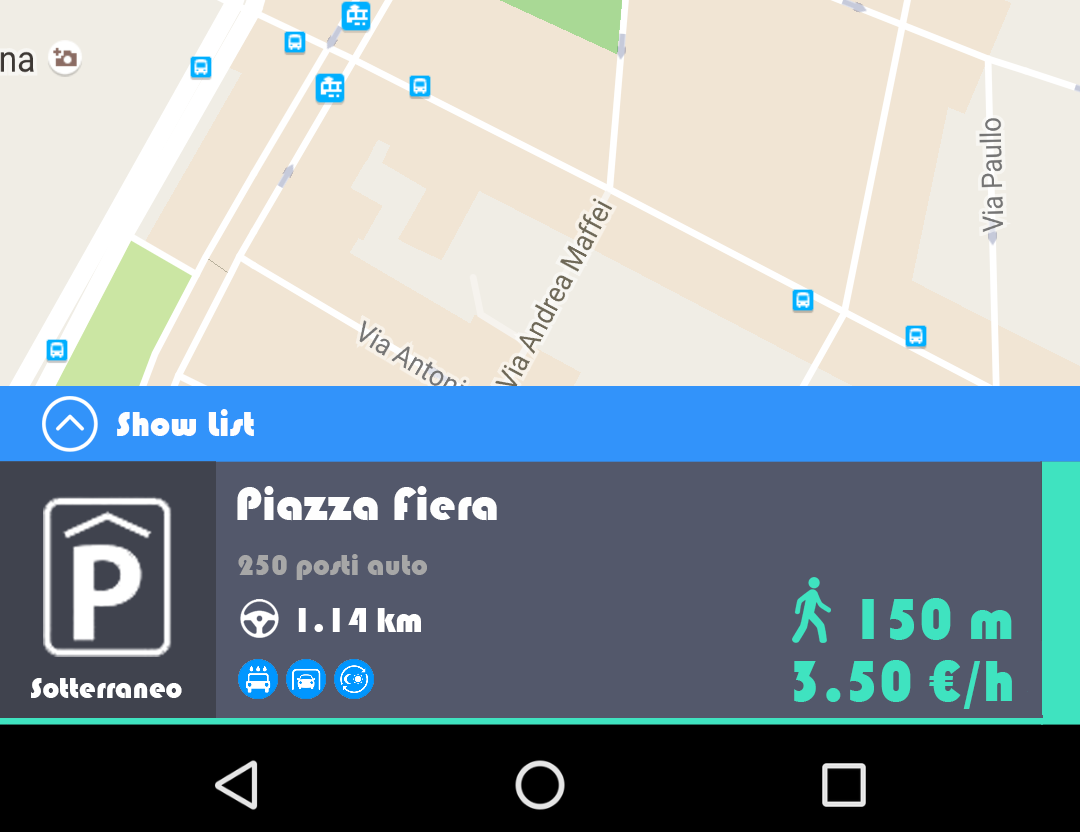
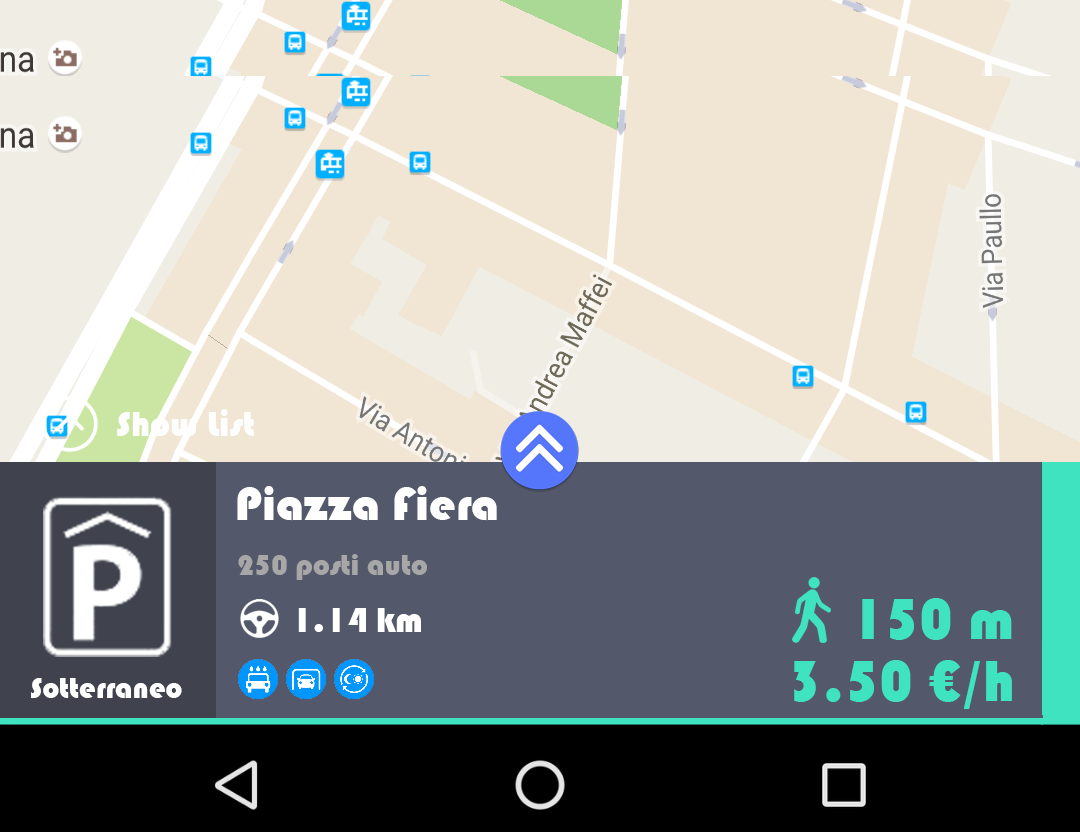
Two versions of the same layered image (1080px x 832px). Layer-by-layer changes:
added layer "Layer 4" above "byFoot" over [500, 411, 579, 493]
added layer "Layer 1" above "Layer 0" over [0, 76, 1080, 462]
